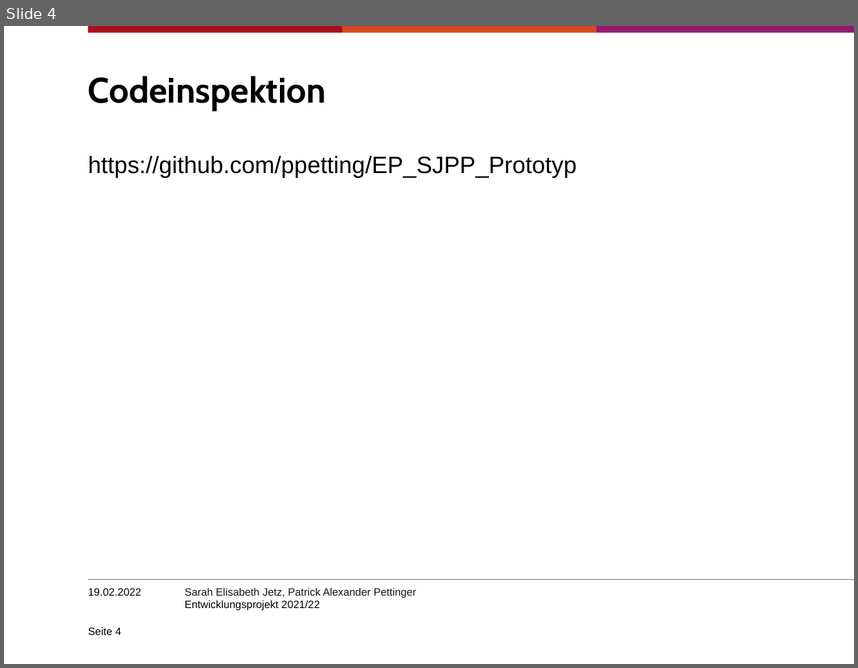
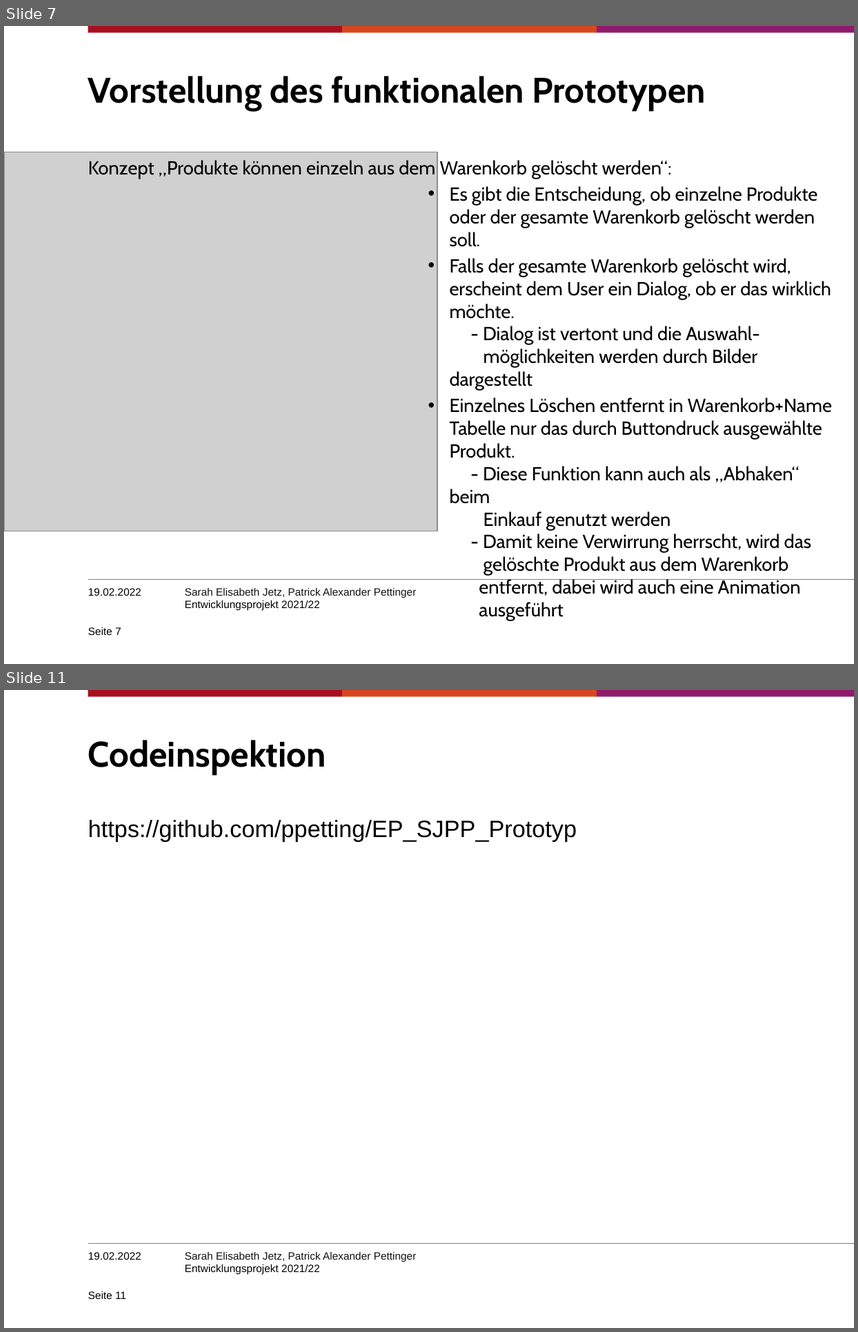
Before and after one commit to SJetz/EPWS2122JetzPettinger, a slide deck: Artefakte/Audit 4/Entwicklungsprojekt202122_PettingerJetz.pptx. Shown one above the other, each under a label of ours: slide 4 before the commit, slides 7 and 11 after it; the slides between them are not shown. The pictures are 858x668 and 858x1332 pixels, drawn with LibreOffice and Linux fonts; fonts in the diff are those of the drawing; grey boxes stand for pictures; background and template pictures are left out. Boxes give left, top, right and bottom in pixels: in the first picture for what was removed or moved away, otherwise in the second. Text is boxed around its words. In the diff, an @@ line names an element or a change of style, - is before the commit and + after.

```diff
--- a/Artefakte/Audit 4/Entwicklungsprojekt202122_PettingerJetz.pptx
+++ b/Artefakte/Audit 4/Entwicklungsprojekt202122_PettingerJetz.pptx
@@ slide 7 added at [4, 26, 854, 664], background #FFFFFF; not listed: 5 template elements that a slide beside it also shows @@
@@ title added at [88, 76, 706, 110], 30 pt, text #000000, bold @@
+Vorstellung des funktionalen Prototypen
@@ picture added at [4, 152, 437, 530] @@
@@ text added at [88, 160, 832, 620], 16 pt, text #000000 @@
+Konzept „Produkte können einzeln aus dem Warenkorb gelöscht werden“:
+                • Es gibt die Entscheidung, ob einzelne Produkte oder der gesamte Warenkorb gelöscht werden soll.
+                • Falls der gesamte Warenkorb gelöscht wird, erscheint dem User ein Dialog, ob er das wirklich möchte.
+                  - Dialog ist vertont und die Auswahl-
+                  möglichkeiten werden durch Bilder dargestellt
+                • Einzelnes Löschen entfernt in Warenkorb+Name Tabelle nur das durch Buttondruck ausgewählte Produkt.
+                  - Diese Funktion kann auch als „Abhaken“ beim
+                  Einkauf genutzt werden
+                  - Damit keine Verwirrung herrscht, wird das
+                  gelöschte Produkt aus dem Warenkorb
+                  entfernt, dabei wird auch eine Animation
+                  ausgeführt
@@ text added at [88, 588, 141, 595], 9 pt, text #000000 @@
+19.02.2022
@@ page number added at [88, 626, 121, 635], 9 pt, text #000000 @@
+Seite 7
@@ what was slide 4 is now slide 11 @@
@@ page number at [88, 1290, 126, 1299]: text changed @@
-Seite 4
+Seite 11
```
Also in this commit, not shown: 2 slides changed, 6 other slides added.
